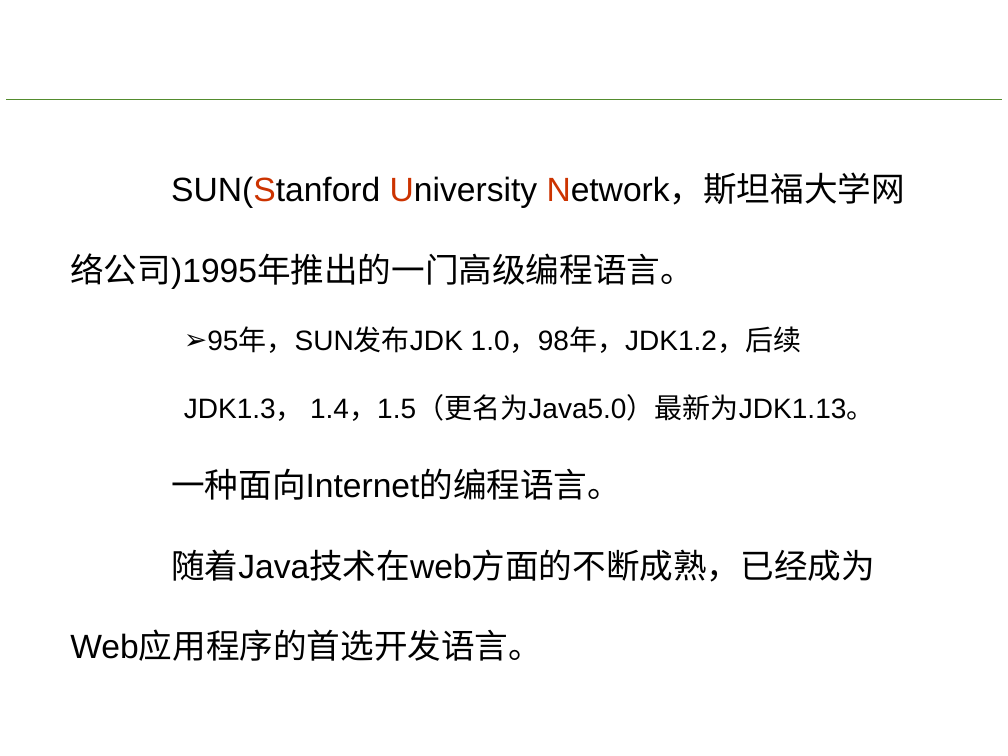
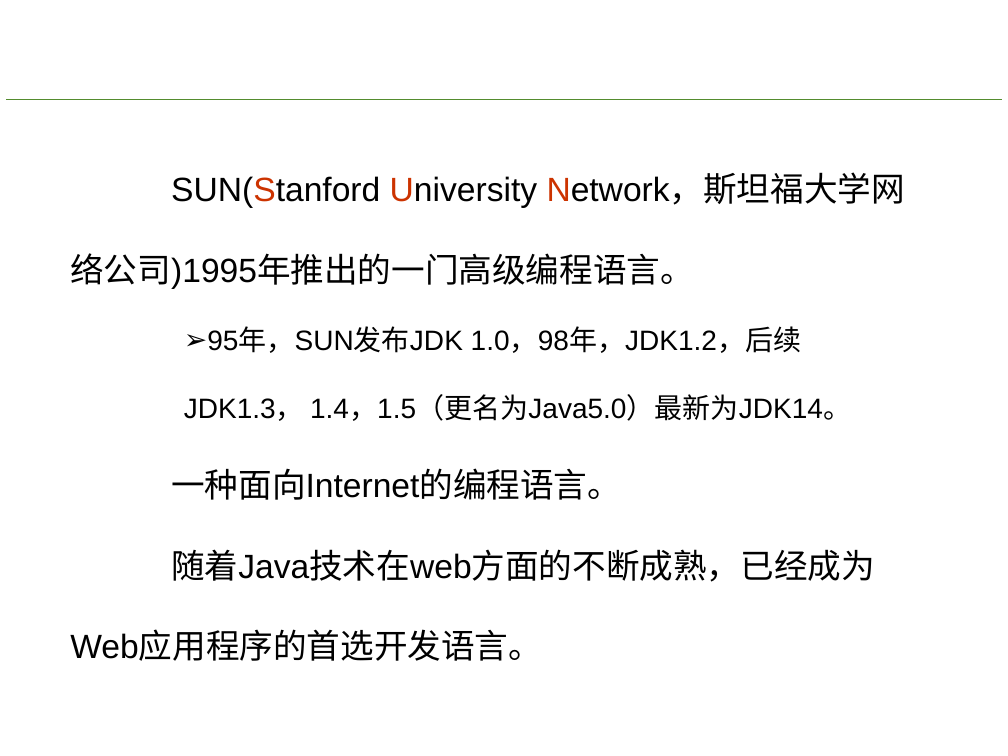
Before and after one commit to xu99873273/homework, a slide deck: slide 4 of 01.JavaSE/01.ppt/01.java语言概述和idea使用.pptx. Drawn at 1008x756 pixels with LibreOffice and Linux fonts; fonts in the diff are those of the drawing; background and template pictures are left out. Boxes give left, top, right and bottom in pixels: in the first picture for what was removed or moved away, otherwise in the second. Text is boxed around its words. In the diff, an @@ line names an element or a change of style, - is before the commit and + after.

```diff
--- a/01.JavaSE/01.ppt/01.java语言概述和idea使用.pptx
+++ b/01.JavaSE/01.ppt/01.java语言概述和idea使用.pptx
@@ text at box(184, 328, 851, 421): text changed @@
-  ➢ 95年，SUN发布JDK 1.0，98年，JDK1.2，后续JDK1.3， 1.4，1.5（更名为Java5.0）最新为JDK1.13。
+  ➢ 95年，SUN发布JDK 1.0，98年，JDK1.2，后续JDK1.3， 1.4，1.5（更名为Java5.0）最新为JDK14。
```
Also in this commit, not shown: 4 other slides changed, 1 other file.
